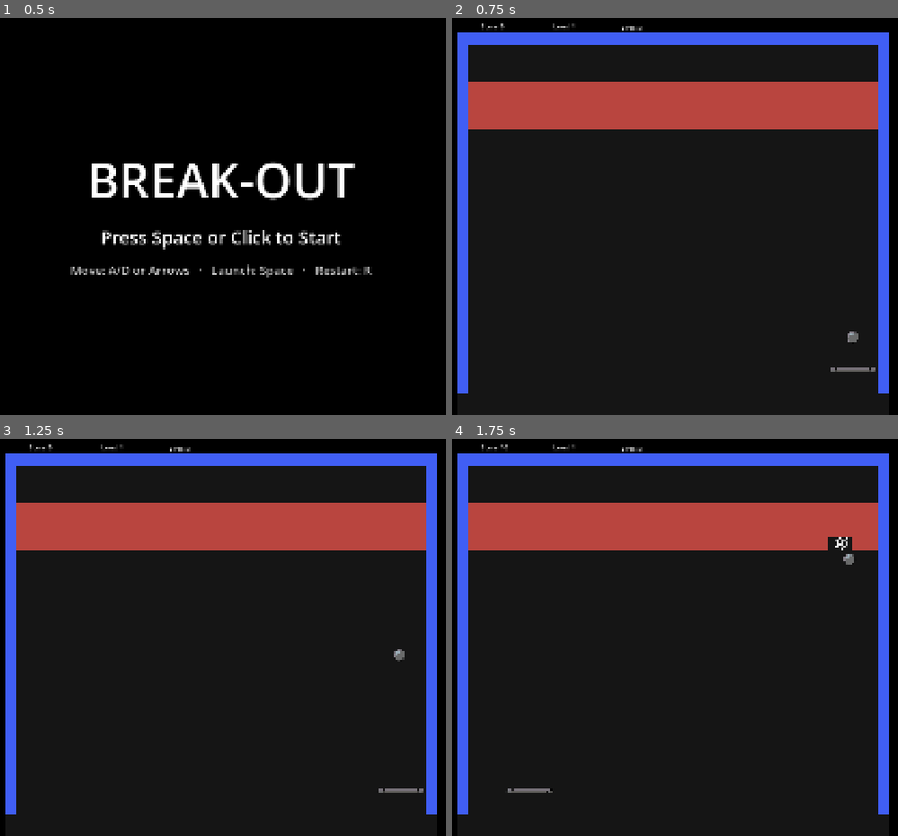
Above: before the commit, frames 1-4 (two rows, left to right).
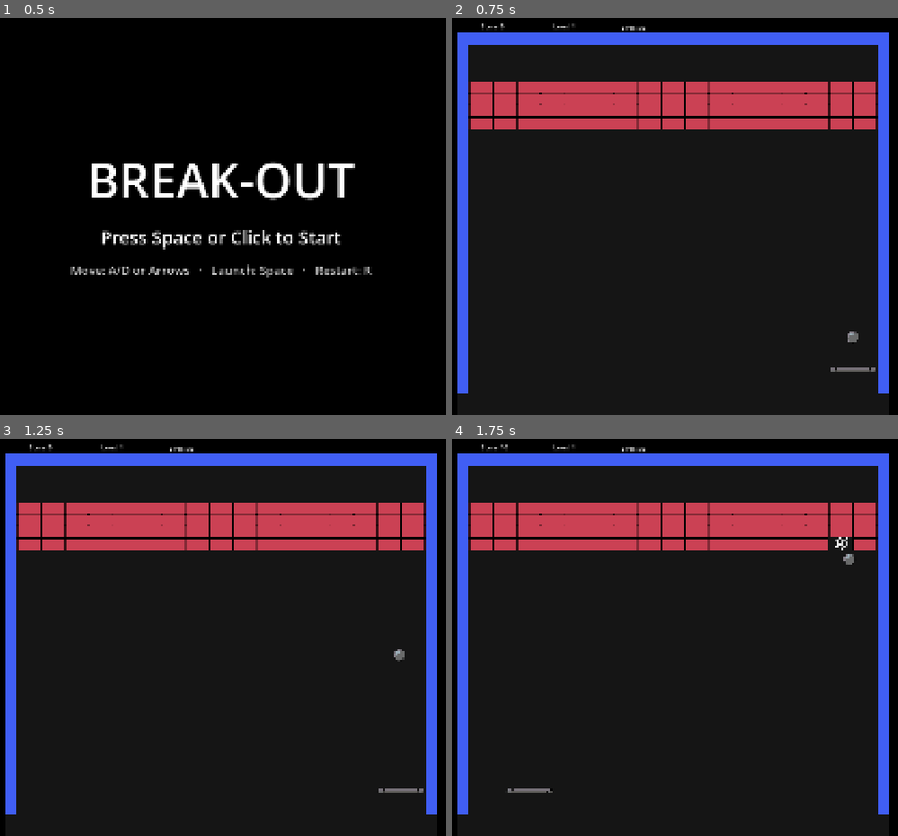
Above: after the commit, the same moments.

Repository: OptikCrash/break-out
Game: Godot game, scene res://TitleScreen.tscn
Two runs of this game, one before a commit and one after it. Both use one fixed random seed, a clock stepped at 60 frames per second and the inputs below.
Inputs (mouse positions are in pixels of both pictures, inside the frame that each line leads up to):
- Up to frame 1 (0.5 s): no input
- Up to frame 2 (0.75 s): tap Space (launch) at 0.5, 0.6 s; move the mouse to (831, 192) at 0.52 s; hold D (move_right) from 0.53 s (still down); click (831, 192) at 0.67 s
- Up to frame 3 (1.25 s): keep holding D (move_right); tap Enter (ui_accept) at 0.77 s
- Up to frame 4 (1.75 s): tap Enter (ui_accept) at 1.25, 1.52 s; move the mouse to (527, 653) at 1.27 s; release D (move_right) at 1.28 s; hold Down from 1.28 s (still down); tap Tab at 1.35 s; click (527, 653) at 1.42 s

Frame 1 is identical in both runs. In frame 2, 1.6% of the frame differs, in the area x 3-96%, y 2-29%; in frame 3, 1.6%; in frame 4, 1.6%.

Commit message:
added art

Diff:
--- a/ball.tscn
+++ b/ball.tscn
@@ -1,12 +1,48 @@
 [gd_scene format=3 uid="uid://cvngfod5x8bwh"]
 
 [ext_resource type="Script" uid="uid://cktggu8qma0xk" path="res://ball.gd" id="1_x8fbi"]
-[ext_resource type="Texture2D" uid="uid://odaiej3by05f" path="res://assets/ball.png" id="2_41u45"]
+[ext_resource type="Texture2D" uid="uid://b128xy3f4j0hu" path="res://assets/ball_sprite.png" id="2_41u45"]
 
 [sub_resource type="CircleShape2D" id="CircleShape2D_wx6e8"]
 radius = 16.0
 
-[node name="Ball" type="CharacterBody2D" groups=["ball"] unique_id=1745437129]
+[sub_resource type="AtlasTexture" id="AtlasTexture_ktgx5"]
+atlas = ExtResource("2_41u45")
+region = Rect2(0, 0, 32, 32)
+
+[sub_resource type="AtlasTexture" id="AtlasTexture_hgol0"]
+atlas = ExtResource("2_41u45")
+region = Rect2(32, 0, 32, 32)
+
+[sub_resource type="AtlasTexture" id="AtlasTexture_n5601"]
+atlas = ExtResource("2_41u45")
+region = Rect2(64, 0, 32, 32)
+
+[sub_resource type="AtlasTexture" id="AtlasTexture_gchj4"]
+atlas = ExtResource("2_41u45")
+region = Rect2(96, 0, 32, 32)
+
+[sub_resource type="SpriteFrames" id="SpriteFrames_wx6e8"]
+animations = [{
+"frames": [{
+"duration": 1.0,
+"texture": SubResource("AtlasTexture_ktgx5")
+}, {
+"duration": 1.0,
+"texture": SubResource("AtlasTexture_hgol0")
+}, {
+"duration": 1.0,
+"texture": SubResource("AtlasTexture_n5601")
+}, {
+"duration": 1.0,
+"texture": SubResource("AtlasTexture_gchj4")
+}],
+"loop": 0,
+"name": &"default",
+"speed": 12.0
+}]
+
+[node name="Ball" type="CharacterBody2D" unique_id=1745437129 groups=["ball"]]
 collision_layer = 4
 collision_mask = 15
 script = ExtResource("1_x8fbi")
@@ -14,6 +50,6 @@
 [node name="CollisionShape2D" type="CollisionShape2D" parent="." unique_id=708792081]
 shape = SubResource("CircleShape2D_wx6e8")
 
-[node name="Sprite2D" type="Sprite2D" parent="." unique_id=438805240]
+[node name="Sprite2D" type="AnimatedSprite2D" parent="." unique_id=434559287]
 position = Vector2(0, 9.536743e-07)
-texture = ExtResource("2_41u45")
+sprite_frames = SubResource("SpriteFrames_wx6e8")
--- a/brick.tscn
+++ b/brick.tscn
@@ -1,6 +1,7 @@
 [gd_scene format=3 uid="uid://dye4ftka8h6ij"]
 
-[ext_resource type="Script" path="res://brick.gd" id="1"]
+[ext_resource type="Script" uid="uid://c67kdhjlorsye" path="res://brick.gd" id="1"]
+[ext_resource type="Texture2D" uid="uid://caymx14pejp6u" path="res://assets/brick.png" id="2_5p85m"]
 
 [sub_resource type="RectangleShape2D" id="RectangleShape2D_nkspu"]
 size = Vector2(64, 32)
@@ -14,9 +15,5 @@
 position = Vector2(32, 16)
 shape = SubResource("RectangleShape2D_nkspu")
 
-[node name="ColorRect" type="ColorRect" parent="CollisionShape2D" unique_id=309459839]
-offset_left = -32.0
-offset_top = -16.0
-offset_right = 32.0
-offset_bottom = 16.0
-color = Color(0.7457138, 0.27613437, 0.2520104, 0.96862745)
+[node name="Sprite2D" type="Sprite2D" parent="CollisionShape2D" unique_id=1908606758]
+texture = ExtResource("2_5p85m")
--- a/brick_definition.gd
+++ b/brick_definition.gd
@@ -8,6 +8,7 @@
 @export var requires_breaker := false
 @export var counts_for_completion := true
 @export var destructible: bool = true
+@export var texture: Texture2D
 
 func validation_error() -> String:
 	if id == &"" or grid_symbol.length() != 1:
--- a/bricks/indestructible.tres
+++ b/bricks/indestructible.tres
@@ -1,12 +1,10 @@
-[gd_resource type="Resource" load_steps=2 format=3]
+[gd_resource type="Resource" format=3 uid="uid://oy7pdbxtpj4w"]
 
-[ext_resource type="Script" path="res://brick_definition.gd" id="1"]
+[ext_resource type="Script" uid="uid://bf0cwkvjmknxu" path="res://brick_definition.gd" id="1"]
 
 [resource]
 script = ExtResource("1")
 id = &"indestructible"
 grid_symbol = "o"
-hit_points = 0
-points = 0
+counts_for_completion = false
 destructible = false
-counts_for_completion = false
--- a/bricks/mystery.tres
+++ b/bricks/mystery.tres
@@ -1,9 +1,12 @@
-[gd_resource type="Resource" load_steps=2 format=3]
-[ext_resource type="Script" path="res://brick_definition.gd" id="1"]
+[gd_resource type="Resource" format=3 uid="uid://c3jbufnsm0heq"]
+
+[ext_resource type="Script" uid="uid://bf0cwkvjmknxu" path="res://brick_definition.gd" id="1"]
+[ext_resource type="Texture2D" uid="uid://os7n0qq3umgu" path="res://assets/mystery_brick.png" id="2_p6qf4"]
+
 [resource]
 script = ExtResource("1")
 id = &"mystery"
 grid_symbol = "?"
 hit_points = 1
-points = 0
 drops_capsule = true
+texture = ExtResource("2_p6qf4")
--- a/bricks/normal.tres
+++ b/bricks/normal.tres
@@ -1,6 +1,7 @@
-[gd_resource type="Resource" load_steps=2 format=3]
+[gd_resource type="Resource" format=3 uid="uid://bgfilkyi2fgra"]
 
-[ext_resource type="Script" path="res://brick_definition.gd" id="1"]
+[ext_resource type="Script" uid="uid://bf0cwkvjmknxu" path="res://brick_definition.gd" id="1"]
+[ext_resource type="Texture2D" uid="uid://caymx14pejp6u" path="res://assets/brick.png" id="2_uea1a"]
 
 [resource]
 script = ExtResource("1")
@@ -8,3 +9,4 @@
 grid_symbol = "#"
 hit_points = 1
 points = 10
+texture = ExtResource("2_uea1a")
--- a/bricks/reinforced.tres
+++ b/bricks/reinforced.tres
@@ -1,6 +1,7 @@
-[gd_resource type="Resource" load_steps=2 format=3]
+[gd_resource type="Resource" format=3 uid="uid://ddy2bb0j3fl0a"]
 
-[ext_resource type="Script" path="res://brick_definition.gd" id="1"]
+[ext_resource type="Script" uid="uid://bf0cwkvjmknxu" path="res://brick_definition.gd" id="1"]
+[ext_resource type="Texture2D" uid="uid://c6d6fk8qqqoms" path="res://assets/brick_sturdy.png" id="2_oilkj"]
 
 [resource]
 script = ExtResource("1")
@@ -8,3 +9,4 @@
 grid_symbol = "x"
 hit_points = 2
 points = 20
+texture = ExtResource("2_oilkj")
--- a/bricks/resistant.tres
+++ b/bricks/resistant.tres
@@ -1,6 +1,6 @@
-[gd_resource type="Resource" load_steps=2 format=3]
+[gd_resource type="Resource" format=3 uid="uid://bxdxdo82ibdfu"]
 
-[ext_resource type="Script" path="res://brick_definition.gd" id="1"]
+[ext_resource type="Script" uid="uid://bf0cwkvjmknxu" path="res://brick_definition.gd" id="1"]
 
 [resource]
 script = ExtResource("1")
--- a/effects/breaker.tres
+++ b/effects/breaker.tres
@@ -1,6 +1,6 @@
-[gd_resource type="Resource" load_steps=2 format=3]
+[gd_resource type="Resource" format=3 uid="uid://cppe8j01pdd5q"]
 
-[ext_resource type="Script" path="res://effect_definition.gd" id="1"]
+[ext_resource type="Script" uid="uid://cg86kbnefbqqj" path="res://effect_definition.gd" id="1"]
 
 [resource]
 script = ExtResource("1")
--- a/effects/extra_life.tres
+++ b/effects/extra_life.tres
@@ -1,6 +1,6 @@
-[gd_resource type="Resource" load_steps=2 format=3]
+[gd_resource type="Resource" format=3 uid="uid://box5pk6h122s8"]
 
-[ext_resource type="Script" path="res://effect_definition.gd" id="1"]
+[ext_resource type="Script" uid="uid://cg86kbnefbqqj" path="res://effect_definition.gd" id="1"]
 
 [resource]
 script = ExtResource("1")
--- a/effects/multi_ball.tres
+++ b/effects/multi_ball.tres
@@ -1,6 +1,6 @@
-[gd_resource type="Resource" load_steps=2 format=3]
+[gd_resource type="Resource" format=3 uid="uid://b8emkrlo7e0ue"]
 
-[ext_resource type="Script" path="res://effect_definition.gd" id="1"]
+[ext_resource type="Script" uid="uid://cg86kbnefbqqj" path="res://effect_definition.gd" id="1"]
 
 [resource]
 script = ExtResource("1")
--- a/effects/shrink_paddle.tres
+++ b/effects/shrink_paddle.tres
@@ -1,6 +1,6 @@
-[gd_resource type="Resource" load_steps=2 format=3]
+[gd_resource type="Resource" format=3 uid="uid://d0uix7pwmsge"]
 
-[ext_resource type="Script" path="res://effect_definition.gd" id="1"]
+[ext_resource type="Script" uid="uid://cg86kbnefbqqj" path="res://effect_definition.gd" id="1"]
 
 [resource]
 script = ExtResource("1")
--- a/effects/slow_ball.tres
+++ b/effects/slow_ball.tres
@@ -1,11 +1,10 @@
-[gd_resource type="Resource" load_steps=2 format=3]
+[gd_resource type="Resource" format=3 uid="uid://bh5a45yntstvj"]
 
-[ext_resource type="Script" path="res://effect_definition.gd" id="1"]
+[ext_resource type="Script" uid="uid://cg86kbnefbqqj" path="res://effect_definition.gd" id="1"]
 
 [resource]
 script = ExtResource("1")
 id = &"slow_ball"
 display_name = "Slow Ball"
-hazard = false
 duration = 10.0
 ball_speed_multiplier = 0.75
--- a/effects/speed_up_ball.tres
+++ b/effects/speed_up_ball.tres
@@ -1,6 +1,6 @@
-[gd_resource type="Resource" load_steps=2 format=3]
+[gd_resource type="Resource" format=3 uid="uid://cis5aiu61p830"]
 
-[ext_resource type="Script" path="res://effect_definition.gd" id="1"]
+[ext_resource type="Script" uid="uid://cg86kbnefbqqj" path="res://effect_definition.gd" id="1"]
 
 [resource]
 script = ExtResource("1")
--- a/effects/sticky_paddle.tres
+++ b/effects/sticky_paddle.tres
@@ -1,6 +1,6 @@
-[gd_resource type="Resource" load_steps=2 format=3]
+[gd_resource type="Resource" format=3 uid="uid://dfik3n40hadwu"]
 
-[ext_resource type="Script" path="res://effect_definition.gd" id="1"]
+[ext_resource type="Script" uid="uid://cg86kbnefbqqj" path="res://effect_definition.gd" id="1"]
 
 [resource]
 script = ExtResource("1")
--- a/effects/wide_paddle.tres
+++ b/effects/wide_paddle.tres
@@ -1,6 +1,6 @@
-[gd_resource type="Resource" load_steps=2 format=3]
+[gd_resource type="Resource" format=3 uid="uid://bgnae3cyu5e63"]
 
-[ext_resource type="Script" path="res://effect_definition.gd" id="1"]
+[ext_resource type="Script" uid="uid://cg86kbnefbqqj" path="res://effect_definition.gd" id="1"]
 
 [resource]
 script = ExtResource("1")
--- a/levels/level_1.tres
+++ b/levels/level_1.tres
@@ -1,6 +1,6 @@
-[gd_resource type="Resource" script_class="Level" load_steps=2 format=3]
+[gd_resource type="Resource" script_class="Level" format=3 uid="uid://bbfpektfuqxbe"]
 
-[ext_resource type="Script" path="res://level.gd" id="1_level"]
+[ext_resource type="Script" uid="uid://dyq4mnu2gql6d" path="res://level.gd" id="1_level"]
 
 [resource]
 script = ExtResource("1_level")
--- a/levels/level_2.tres
+++ b/levels/level_2.tres
@@ -1,6 +1,6 @@
-[gd_resource type="Resource" script_class="Level" load_steps=2 format=3]
+[gd_resource type="Resource" script_class="Level" format=3 uid="uid://dbruei018o18u"]
 
-[ext_resource type="Script" path="res://level.gd" id="1_level"]
+[ext_resource type="Script" uid="uid://dyq4mnu2gql6d" path="res://level.gd" id="1_level"]
 
 [resource]
 script = ExtResource("1_level")
--- a/levels/level_3.tres
+++ b/levels/level_3.tres
@@ -1,6 +1,6 @@
-[gd_resource type="Resource" script_class="Level" load_steps=2 format=3]
+[gd_resource type="Resource" script_class="Level" format=3 uid="uid://bitko8ns7ator"]
 
-[ext_resource type="Script" path="res://level.gd" id="1_level"]
+[ext_resource type="Script" uid="uid://dyq4mnu2gql6d" path="res://level.gd" id="1_level"]
 
 [resource]
 script = ExtResource("1_level")
--- a/main.gd
+++ b/main.gd
@@ -33,7 +33,7 @@
 	preload("res://levels/level_2.tres"),
 	preload("res://levels/level_3.tres"),
 ]
-@export var lives = 3
+@export var lives = 30
 @onready var paddle := $PlayArea/Paddle
 # Convenience for callers needing the first ball; lifecycle uses the whole group.
 var ball: Node2D:
Binary file added: assets/ball_sprite.png
Not shown, added: assets/ball_sprite.png.import
Binary file added: assets/brick.png
Not shown, added: assets/brick.png.import
Binary file added: assets/brick_sturdy.png
Not shown, added: assets/brick_sturdy.png.import
Binary file added: assets/mystery_brick.png
Not shown, added: assets/mystery_brick.png.import
Not shown: 1 places in companion_paddle.tscn that only renumber resources
